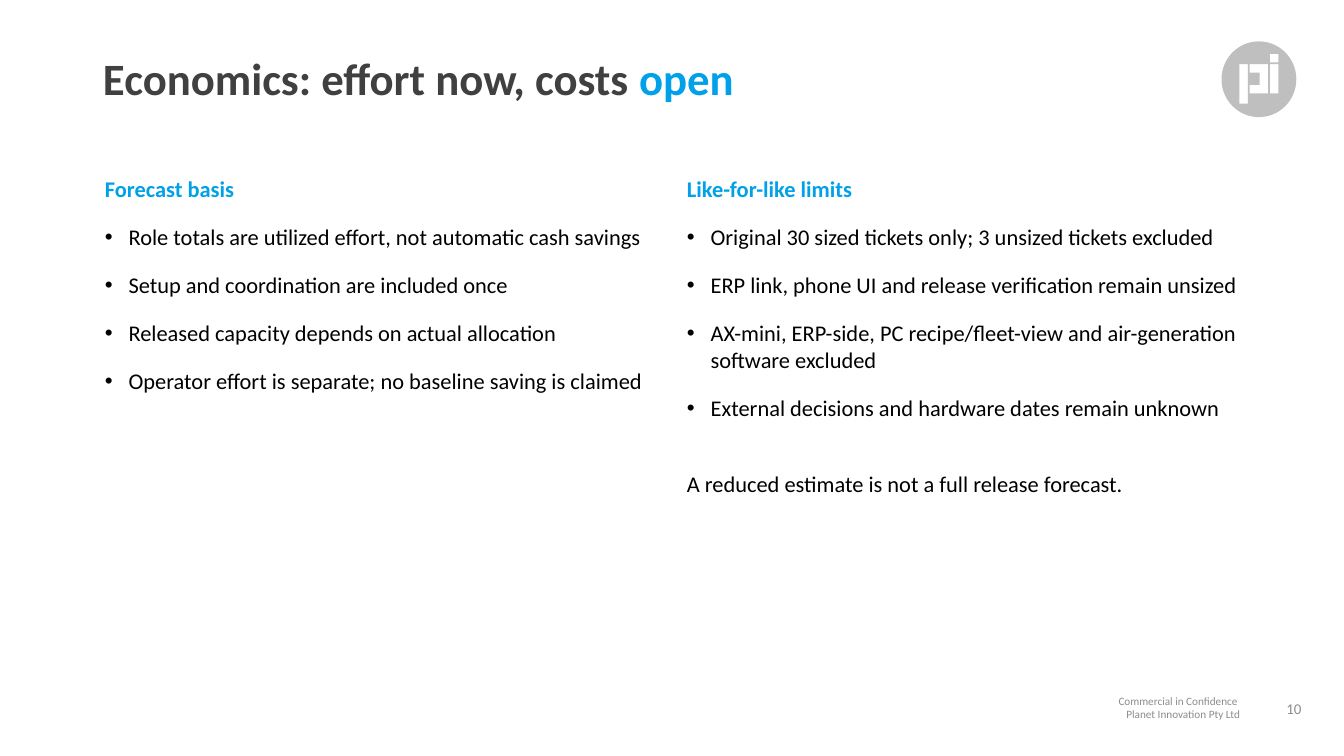
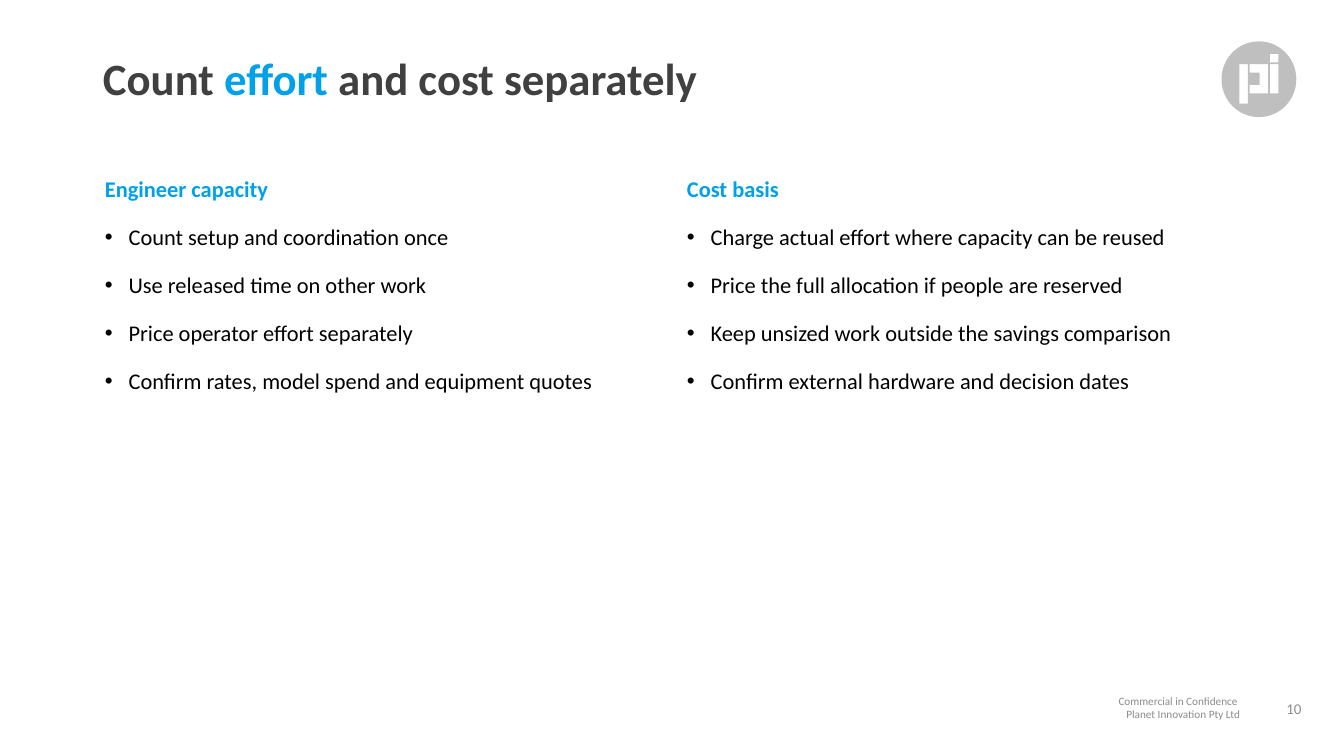
Before and after one commit to andrewleech/omp-connected, a slide deck: slide 10 of planning/fleets/20261117_fleet-pitch.pptx. Drawn at 1344x756 pixels with LibreOffice and Linux fonts; fonts in the diff are those of the drawing. Boxes give left, top, right and bottom in pixels: in the first picture for what was removed or moved away, otherwise in the second. Text is boxed around its words. In the diff, an @@ line names an element or a change of style, - is before the commit and + after.

Commit message:
Rewrite fleet reports and pitch in Andrew’s writing style

```diff
--- a/planning/fleets/20261117_fleet-pitch.pptx
+++ b/planning/fleets/20261117_fleet-pitch.pptx
@@ title at bbox=[103, 63, 697, 102]: text changed @@
-Economics: effort now, costs open
+Count effort and cost separately
@@ text at bbox=[105, 181, 591, 393]: text changed @@
-Forecast basis
-• Role totals are utilized effort, not automatic cash savings
-• Setup and coordination are included once
-• Released capacity depends on actual allocation
-• Operator effort is separate; no baseline saving is claimed
+Engineer capacity
+• Count setup and coordination once
+• Use released time on other work
+• Price operator effort separately
+• Confirm rates, model spend and equipment quotes
@@ text at bbox=[687, 181, 1171, 389]: text changed @@
-Like-for-like limits
-• Original 30 sized tickets only; 3 unsized tickets excluded
-• ERP link, phone UI and release verification remain unsized
-• AX-mini, ERP-side, PC recipe/fleet-view and air-generation software excluded
-• External decisions and hardware dates remain unknown
-A reduced estimate is not a full release forecast.
+Cost basis
+• Charge actual effort where capacity can be reused
+• Price the full allocation if people are reserved
+• Keep unsized work outside the savings comparison
+• Confirm external hardware and decision dates
```
Also in this commit, not shown: 11 other slides changed, 13 other files.
